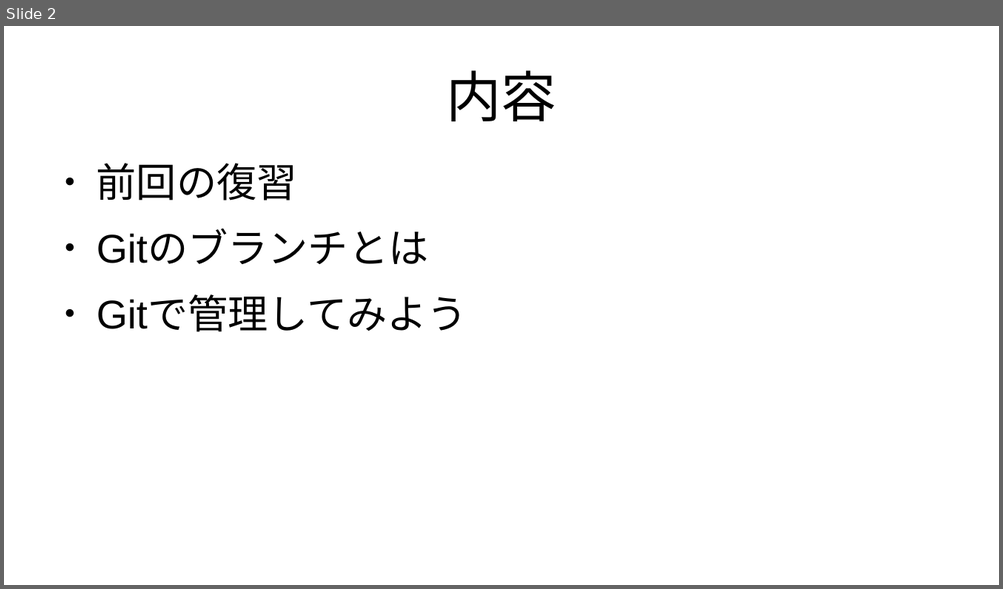
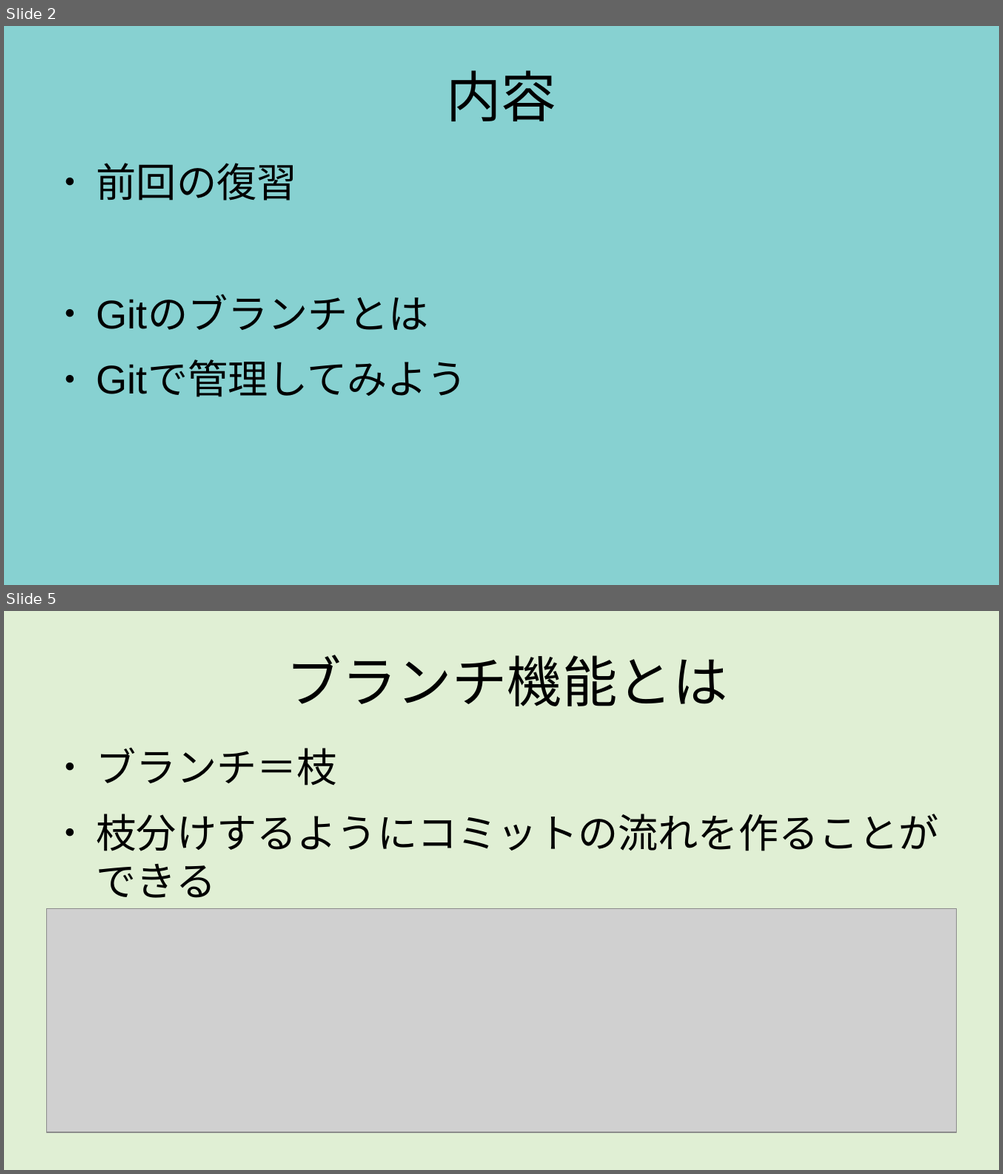
Before and after one commit to m17saitou/NMC-Git-Education, a slide deck: GitEducation02.odp. Shown one above the other, each under a label of ours: slide 2 before the commit, slides 2 and 5 after it; the slides between them are not shown. The pictures are 1003x589 and 1003x1174 pixels, drawn with LibreOffice and Linux fonts; fonts in the diff are those of the drawing; grey boxes stand for pictures. Boxes give left, top, right and bottom in pixels: in the first picture for what was removed or moved away, otherwise in the second. Text is boxed around its words. In the diff, an @@ line names an element or a change of style, - is before the commit and + after.

```diff
--- a/GitEducation02.odp
+++ b/GitEducation02.odp
@@ slide 5 added at (x1=4, y1=611, x2=999, y2=1170), background #E0EFD4 @@
@@ title added at (x1=287, y1=655, x2=728, y2=706), 44 pt, text #000000 @@
+ブランチ機能とは
@@ text added at (x1=96, y1=747, x2=939, y2=898), 32 pt, text #000000 @@
+● ブランチ＝枝
+● 枝分けするようにコミットの流れを作ることができる
@@ picture added at (x1=46, y1=908, x2=956, y2=1133) @@
@@ slide 2 changed as well @@
@@ background #FFFFFF to #87D1D1 @@
@@ text "前回の復習" rewrapped from (x1=96, y1=163, x2=467, y2=332) to (x1=96, y1=163, x2=467, y2=397) @@
```
Also in this commit, not shown: 1 other slide changed, 7 other slides added, 1 other file.
